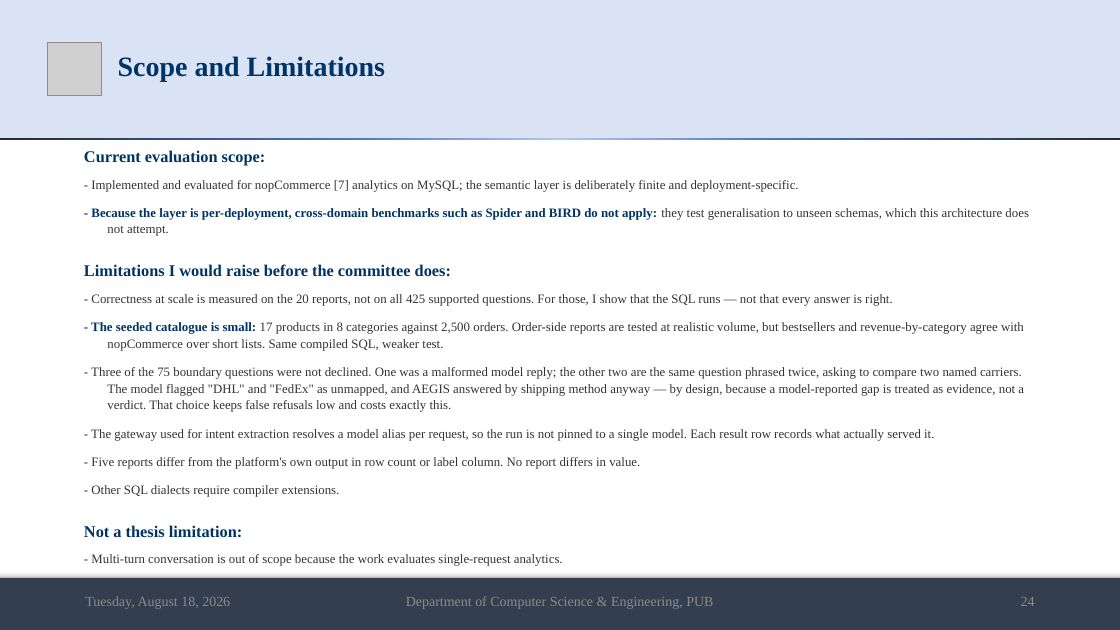
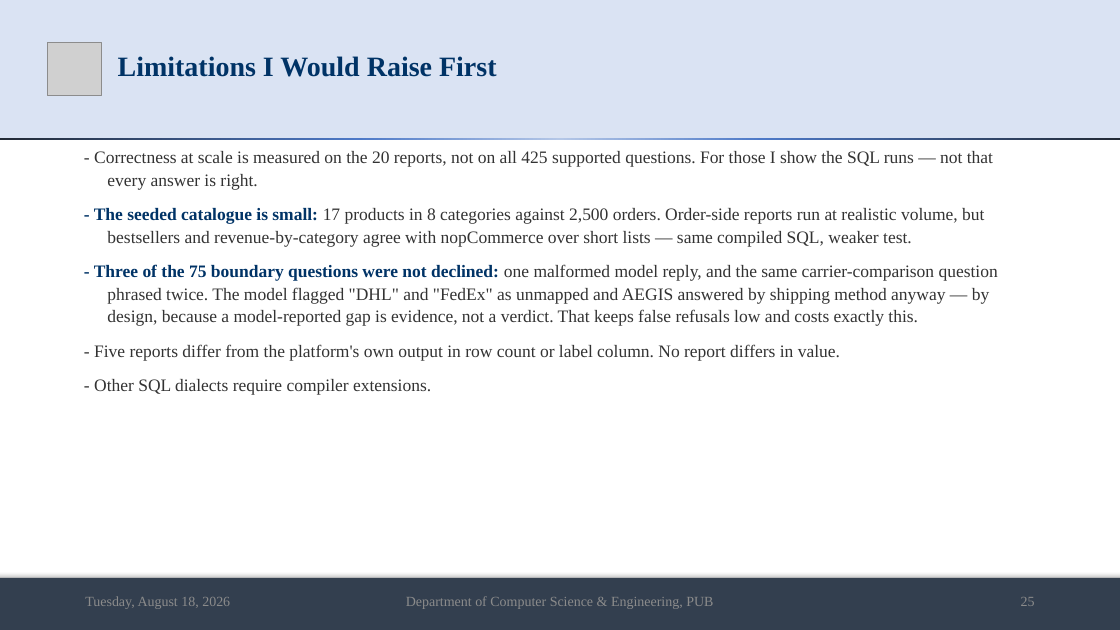
Before and after one commit to md-riaz/AEGIS-Research, a slide deck: slide 25 of docs/scripts/Md_Riaz_Final_Defense_0322310105101024.pptx (slide 24 before the commit). Drawn at 1120x630 pixels with LibreOffice and Linux fonts; fonts in the diff are those of the drawing; grey boxes stand for pictures. Boxes give left, top, right and bottom in pixels: in the first picture for what was removed or moved away, otherwise in the second. Text is boxed around its words. In the diff, an @@ line names an element or a change of style, - is before the commit and + after.

```diff
--- a/docs/scripts/Md_Riaz_Final_Defense_0322310105101024.pptx
+++ b/docs/scripts/Md_Riaz_Final_Defense_0322310105101024.pptx
@@ title at <box>118,56,496,77</box>: text changed @@
-Scope and Limitations
+Limitations I Would Raise First
@@ text at <box>94,151,998,326</box>: text changed; size 11 to 15 pt @@
-Current evaluation scope:
-- Implemented and evaluated for nopCommerce [7] analytics on MySQL; the semantic layer is deliberately finite and deployment-specific.
-- Because the layer is per-deployment, cross-domain benchmarks such as Spider and BIRD do not apply: they test generalisation to unseen schemas, which this architecture does not attempt.
-Limitations I would raise before the committee does:
-- Correctness at scale is measured on the 20 reports, not on all 425 supported questions. For those, I show that the SQL runs — not that every answer is right.
-- The seeded catalogue is small: 17 products in 8 categories against 2,500 orders. Order-side reports are tested at realistic volume, but bestsellers and revenue-by-category agree with nopCommerce over short lists. Same compiled SQL, weaker test.
-- Three of the 75 boundary questions were not declined. One was a malformed model reply; the other two are the same question phrased twice, asking to compare two named carriers. The model flagged "DHL" and "FedEx" as unmapped, and AEGIS answered by shipping method anyway — by design, because a model-reported gap is treated as evidence, not a verdict. That choice keeps false refusals low and costs exactly this.
-- The gateway used for intent extraction resolves a model alias per request, so the run is not pinned to a single model. Each result row records what actually served it.
+- Correctness at scale is measured on the 20 reports, not on all 425 supported questions. For those I show the SQL runs — not that every answer is right.
+- The seeded catalogue is small: 17 products in 8 categories against 2,500 orders. Order-side reports run at realistic volume, but bestsellers and revenue-by-category agree with nopCommerce over short lists — same compiled SQL, weaker test.
+- Three of the 75 boundary questions were not declined: one malformed model reply, and the same carrier-comparison question phrased twice. The model flagged "DHL" and "FedEx" as unmapped and AEGIS answered by shipping method anyway — by design, because a model-reported gap is evidence, not a verdict. That keeps false refusals low and costs exactly this.
@@ text at <box>94,344,840,395</box>: size 11 to 15 pt in "- Five reports differ from the platform's ...", "- Other SQL dialects require compiler extensions." @@
@@ text at <box>84,525,563,566</box>: paragraphs removed @@
-Not a thesis limitation:
-- Multi-turn conversation is out of scope because the work evaluates single-request analytics.
@@ text at <box>1021,597,1035,606</box>: text changed @@
-24
+25
```
Also in this commit, not shown: 18 other slides changed, 1 slide added, 7 other files.
